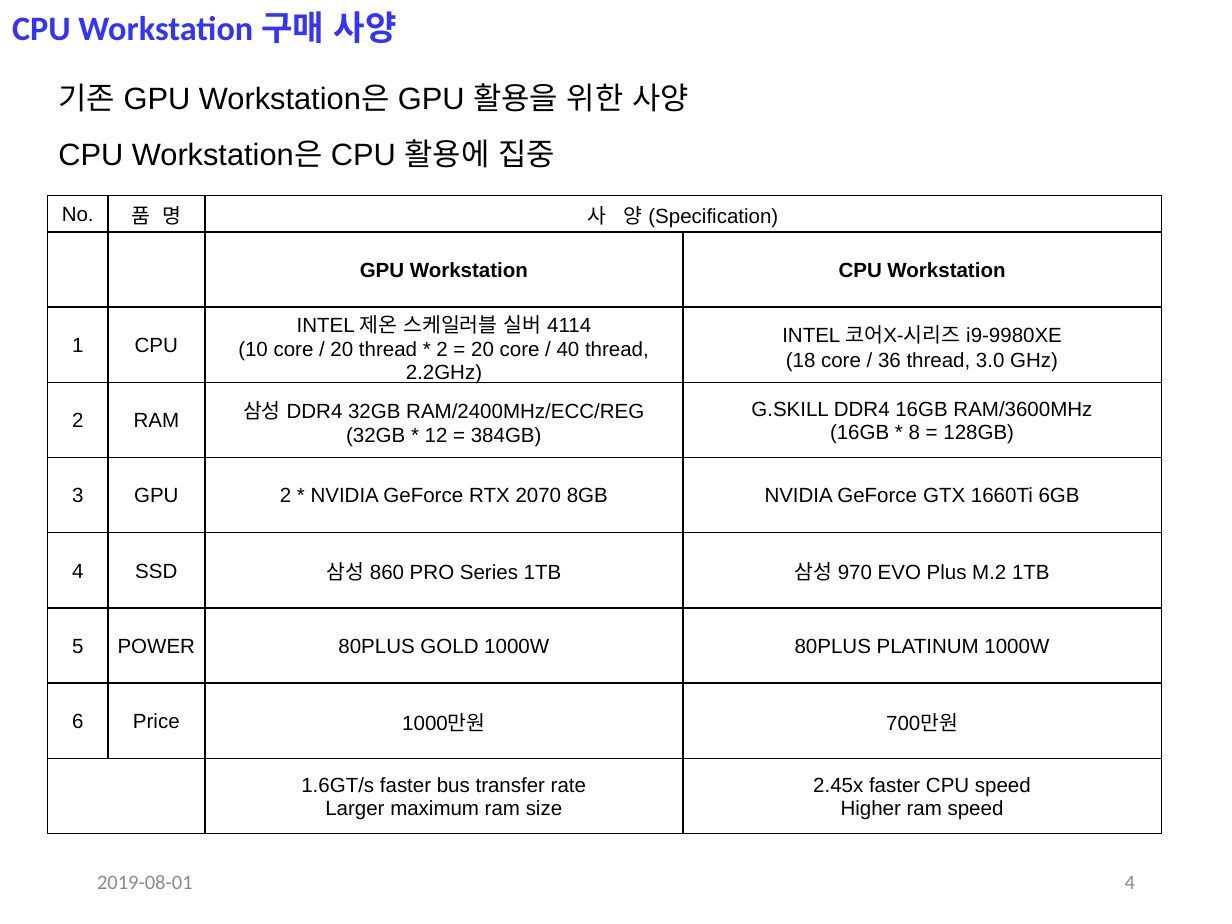
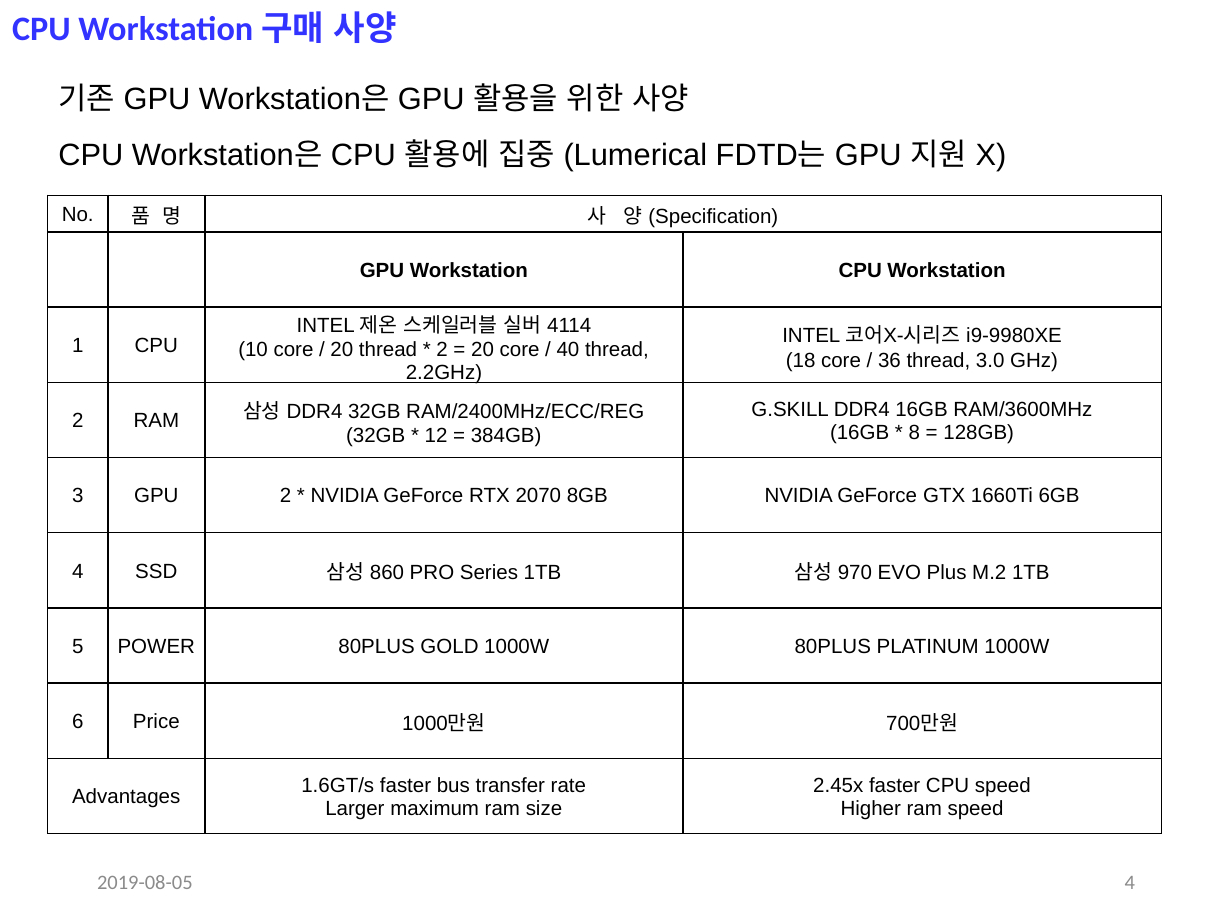
Before and after one commit to jglee96/NBTP_Lab, a slide deck: slide 4 of 랩미팅/201908/190805 (Jong).pptx. Drawn at 1232x924 pixels with LibreOffice and Linux fonts; fonts in the diff are those of the drawing. Boxes give left, top, right and bottom in pixels: in the first picture for what was removed or moved away, otherwise in the second. Text is boxed around its words. In the diff, an @@ line names an element or a change of style, - is before the commit and + after.

```diff
--- a/랩미팅/201908/190805 (Jong).pptx
+++ b/랩미팅/201908/190805 (Jong).pptx
@@ text at [58, 139, 1007, 170]: text changed @@
-CPU Workstation은 CPU 활용에 집중
+CPU Workstation은 CPU 활용에 집중 (Lumerical FDTD는 GPU 지원 X)
@@ table at [48, 196, 1162, 834] @@
-row 9, column 1: 
+row 9, column 1: Advantages
@@ text at [97, 875, 193, 889]: text changed @@
-2019-08-01
+2019-08-05
```
Also in this commit, not shown: 3 other slides changed, 3 slides added, 2 slides removed, 19 other files.
